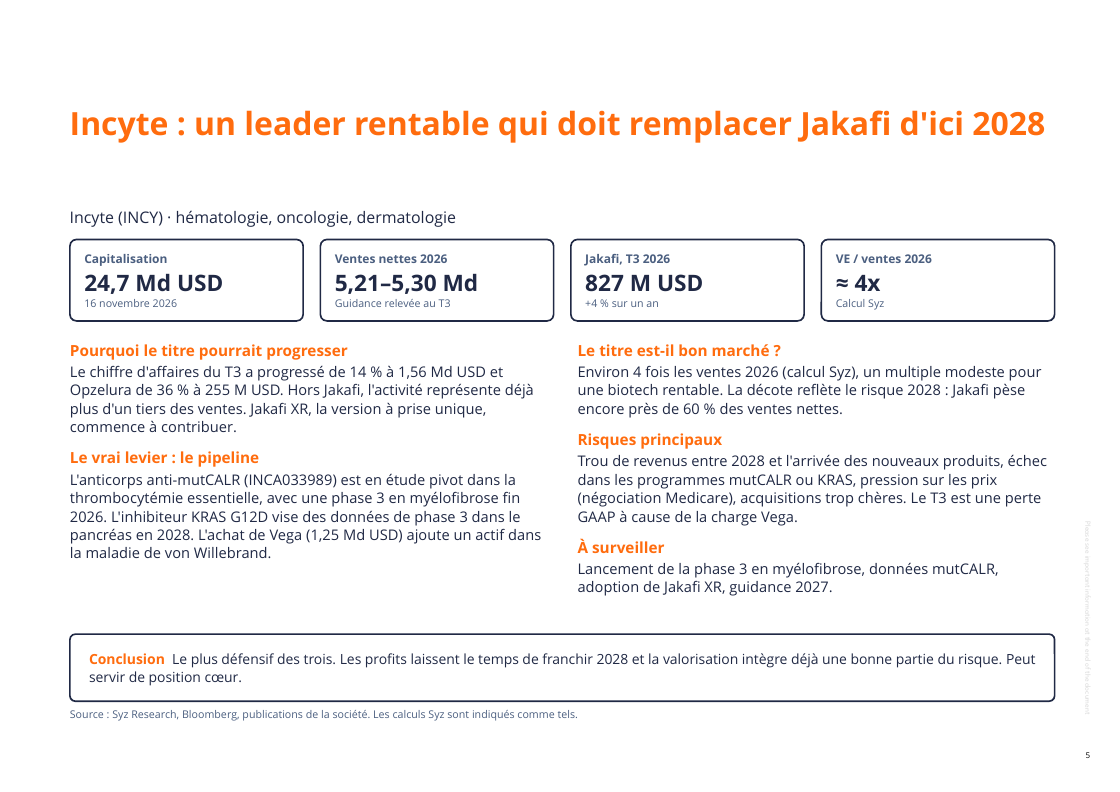
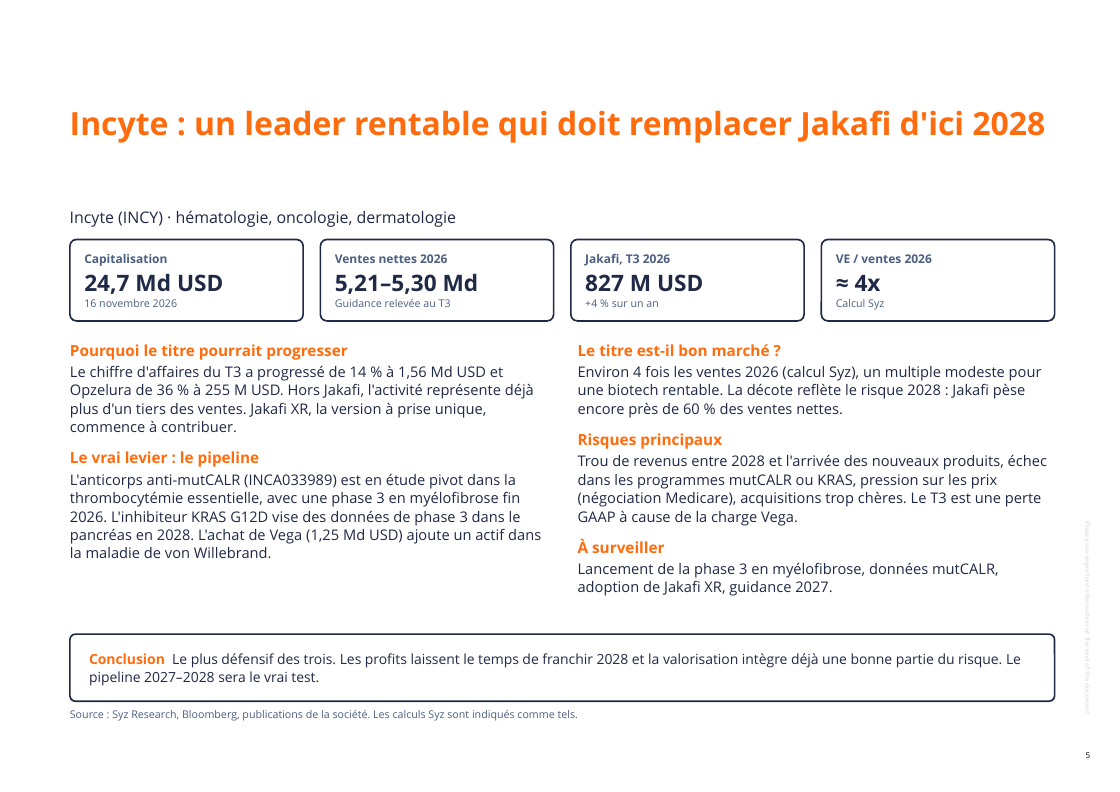
Before and after one commit to jb-db05/adhoc_Equity, a slide deck: slide 5 of notes/2026-11-16-biotech-vktx-imvt-incy/Syz_Biotech_US_lecture_fondamentale_2026-11-16.pptx. Drawn at 1120x792 pixels with LibreOffice and Linux fonts; fonts in the diff are those of the drawing; background and template pictures are left out. Boxes give left, top, right and bottom in pixels: in the first picture for what was removed or moved away, otherwise in the second. Text is boxed around its words. In the diff, an @@ line names an element or a change of style, - is before the commit and + after.

```diff
--- a/notes/2026-11-16-biotech-vktx-imvt-incy/Syz_Biotech_US_lecture_fondamentale_2026-11-16.pptx
+++ b/notes/2026-11-16-biotech-vktx-imvt-incy/Syz_Biotech_US_lecture_fondamentale_2026-11-16.pptx
@@ text at (89,653,1021,686): text changed @@
-Conclusion Le plus défensif des trois. Les profits laissent le temps de franchir 2028 et la valorisation intègre déjà une bonne partie du risque. Peut servir de position cœur.
+Conclusion Le plus défensif des trois. Les profits laissent le temps de franchir 2028 et la valorisation intègre déjà une bonne partie du risque. Le pipeline 2027–2028 sera le vrai test.
```
Also in this commit, not shown: 5 other slides changed, 9 other files.
